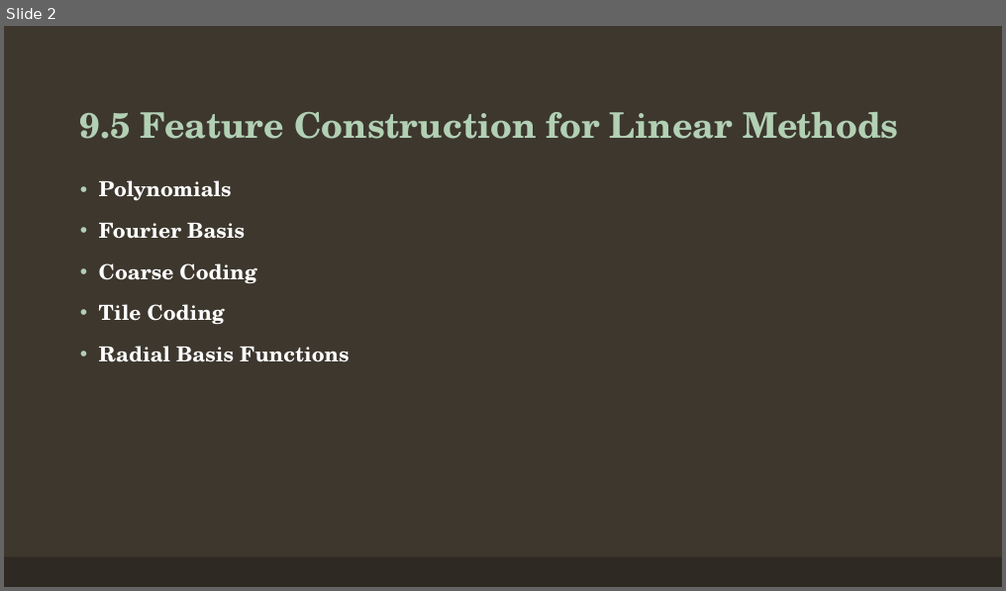
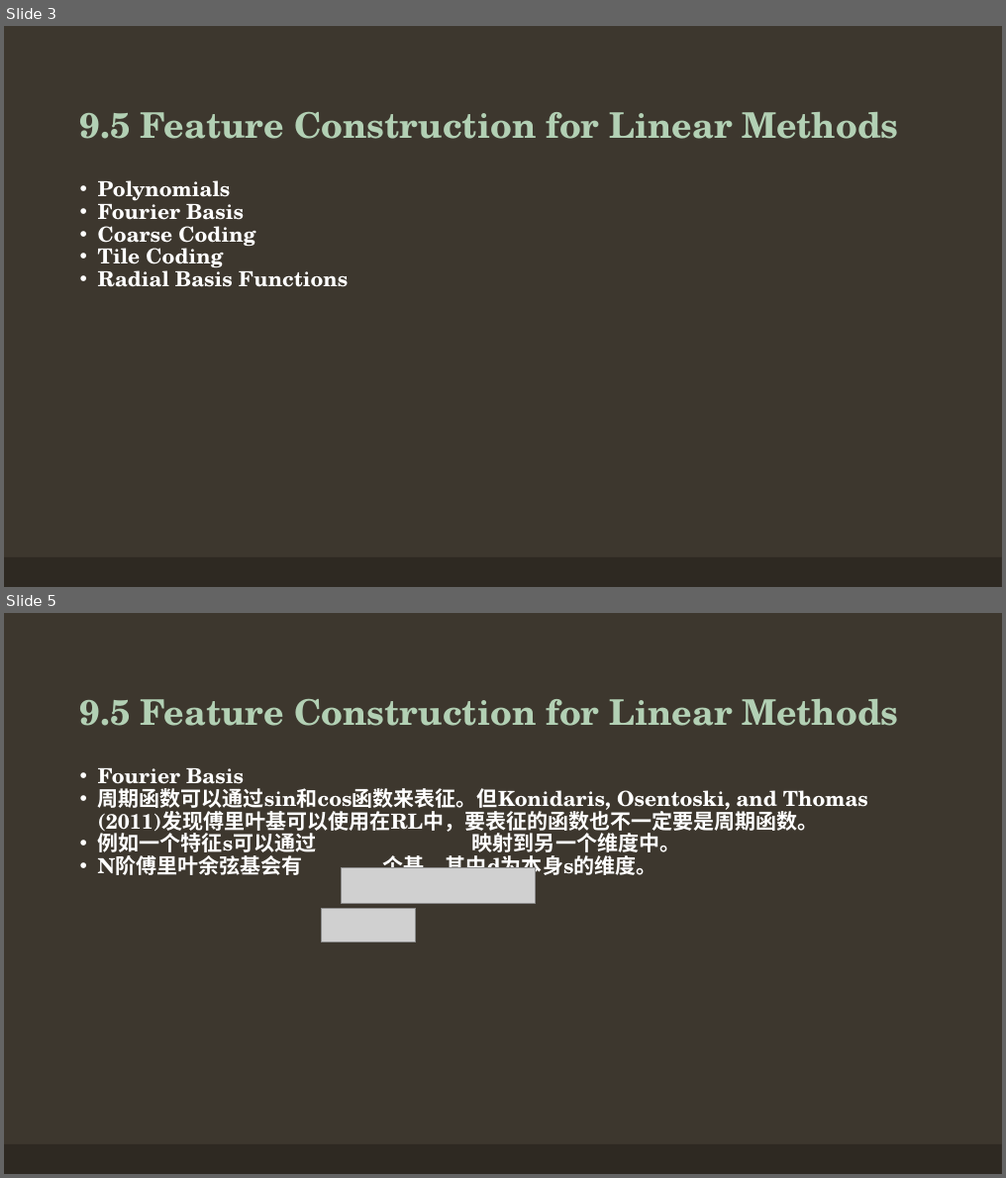
Before and after one commit to Seraphli/RLAIExercise, a slide deck: Chapter 9.pptx. Shown one above the other, each under a label of ours: slide 2 before the commit, slides 3 and 5 after it; the slides between them are not shown. The pictures are 1006x591 and 1006x1178 pixels, drawn with LibreOffice and Linux fonts; fonts in the diff are those of the drawing; grey boxes stand for pictures. Boxes give left, top, right and bottom in pixels: in the first picture for what was removed or moved away, otherwise in the second. Text is boxed around its words. In the diff, an @@ line names an element or a change of style, - is before the commit and + after.

```diff
--- a/Chapter 9.pptx
+++ b/Chapter 9.pptx
@@ slide 5 added at (4, 613, 1002, 1174), background #3D372E; not listed: 1 template element that a slide beside it also shows @@
@@ text added at (80, 699, 899, 726), 34 pt, text #B2D0B4, bold @@
+9.5 Feature Construction for Linear Methods
@@ text added at (98, 768, 868, 878), 20 pt, text #FFFFFF, bold @@
+• Fourier Basis
+• 周期函数可以通过sin和cos函数来表征。但Konidaris, Osentoski, and Thomas (2011)发现傅里叶基可以使用在RL中，要表征的函数也不一定要是周期函数。
+• 例如一个特征s可以通过 映射到另一个维度中。
+• N阶傅里叶余弦基会有 个基，其中d为本身s的维度。
@@ picture added at (341, 867, 535, 903) @@
@@ picture added at (322, 908, 416, 943) @@
@@ what was slide 2 is now slide 3 @@
@@ slide 3 changed as well @@
@@ text "Polynomials" at (98, 180, 348, 287): indent changed; less space between paragraphs @@
```
Also in this commit, not shown: 6 other slides changed, 11 other slides added, 6 slides removed.
